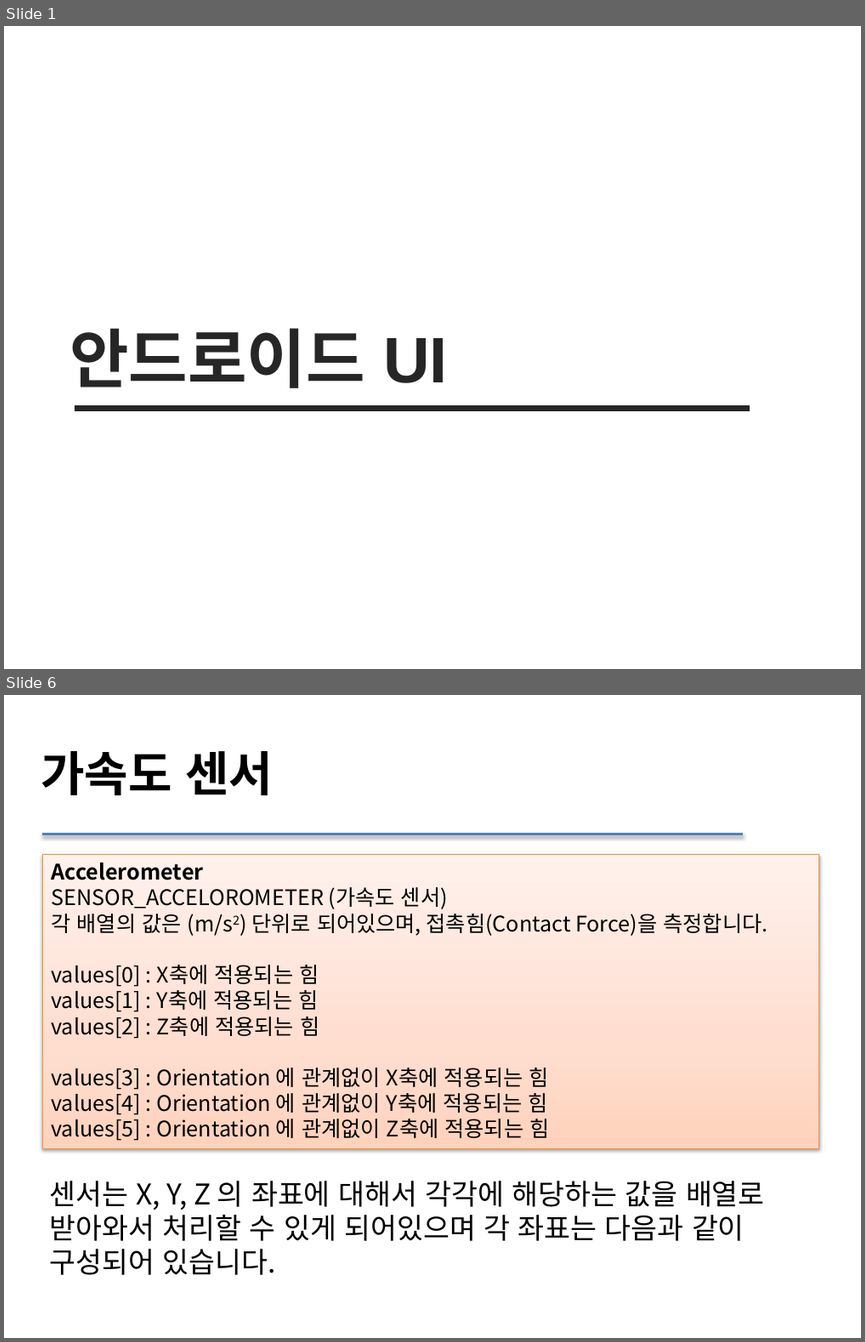
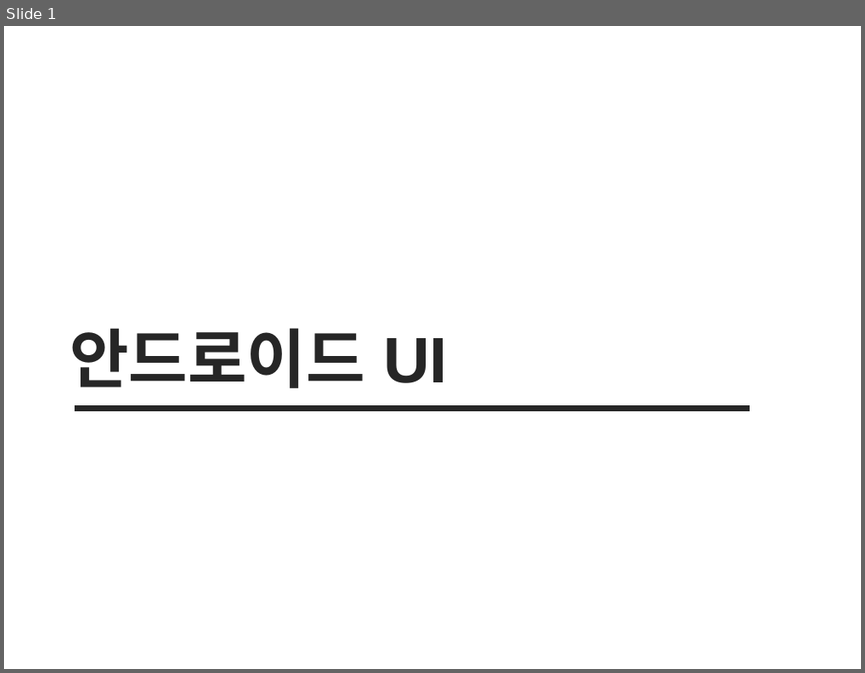
Before and after one commit to sc545/Beacon, a slide deck: 안드로이드 UI.pptx. Shown one above the other, each under a label of ours: slides 1 and 6 before the commit, slide 1 after it; the slides between them are not shown. The pictures are 865x1342 and 865x673 pixels, drawn with LibreOffice and Linux fonts; fonts in the diff are those of the drawing. Boxes give left, top, right and bottom in pixels: in the first picture for what was removed or moved away, otherwise in the second. Text is boxed around its words. In the diff, an @@ line names an element or a change of style, - is before the commit and + after.

```diff
--- a/안드로이드 UI.pptx
+++ b/안드로이드 UI.pptx
@@ slide 6 removed at (4, 695, 861, 1338), background #FFFFFF @@
@@ text removed at (41, 751, 273, 795) @@
-가속도 센서
@@ line removed from (42, 834) to (743, 834) @@
@@ rectangle removed at (42, 854, 819, 1148) @@
-Accelerometer
-SENSOR_ACCELOROMETER (가속도 센서)
-각 배열의 값은 (m/s2) 단위로 되어있으며, 접촉힘(Contact Force)을 측정합니다.
-values[0] : X축에 적용되는 힘
-values[1] : Y축에 적용되는 힘
-values[2] : Z축에 적용되는 힘
-values[3] : Orientation 에 관계없이 X축에 적용되는 힘
-values[4] : Orientation 에 관계없이 Y축에 적용되는 힘
-values[5] : Orientation 에 관계없이 Z축에 적용되는 힘
@@ text removed at (49, 1180, 765, 1275) @@
-센서는 X, Y, Z 의 좌표에 대해서 각각에 해당하는 값을 배열로 받아와서 처리할 수 있게 되어있으며 각 좌표는 다음과 같이 구성되어 있습니다.
```
Also in this commit, not shown: 19 slides added, 14 other slides removed, 1 other file.
